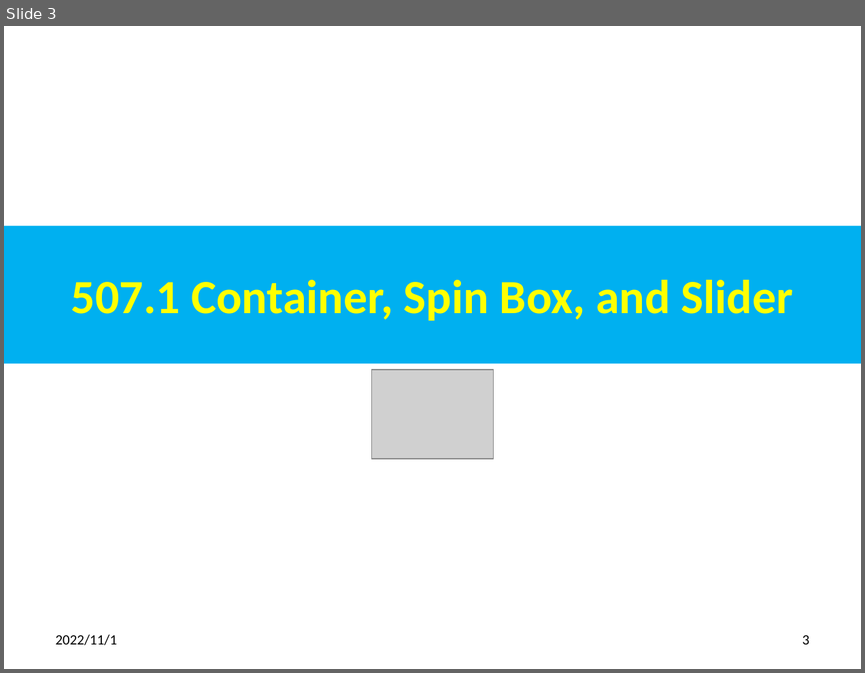
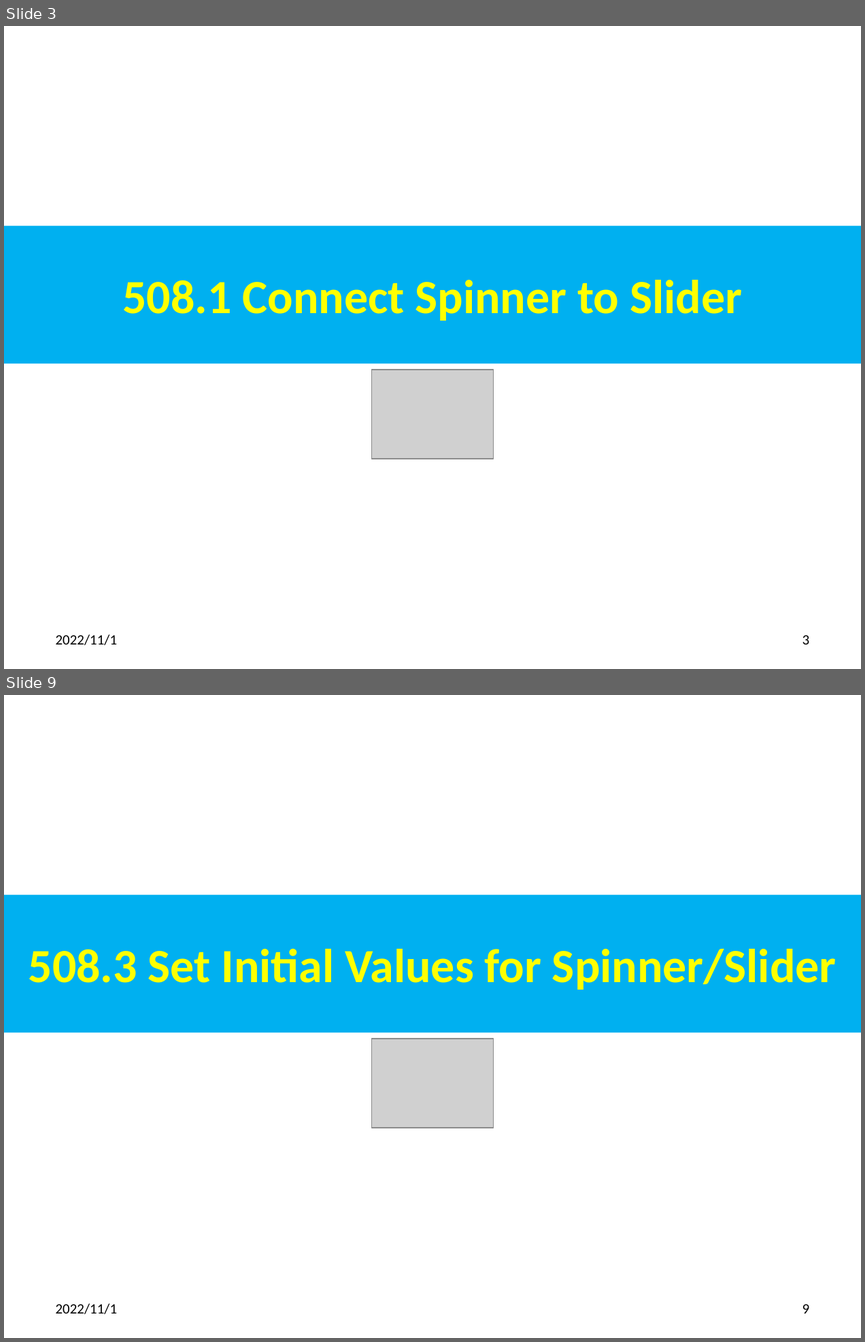
Before and after one commit to peterhchen/012_Qt, a slide deck: 508_Sync_Widgets_Layout.pptx. Shown one above the other, each under a label of ours: slide 3 before the commit, slides 3 and 9 after it; the slides between them are not shown. The pictures are 865x673 and 865x1342 pixels, drawn with LibreOffice and Linux fonts; fonts in the diff are those of the drawing; grey boxes stand for pictures. Boxes give left, top, right and bottom in pixels: in the first picture for what was removed or moved away, otherwise in the second. Text is boxed around its words. In the diff, an @@ line names an element or a change of style, - is before the commit and + after.

```diff
--- a/508_Sync_Widgets_Layout.pptx
+++ b/508_Sync_Widgets_Layout.pptx
@@ slide 9 added at [4, 695, 861, 1338], background #FFFFFF @@
@@ title added at [4, 895, 861, 1032], fill #00B0F0, 40 pt, text #FFFF00, bold @@
+508.3 Set Initial Values for Spinner/Slider
@@ picture added at [372, 1038, 493, 1127] @@
@@ text added at [56, 1303, 118, 1314], 12 pt, text #000000 @@
+2022/11/1
@@ page number added at [802, 1304, 810, 1313], 12 pt, text #000000 @@
+9
@@ slide 3 changed as well @@
@@ title at [122, 280, 742, 320]: text changed @@
-507.1 Container, Spin Box, and Slider
+508.1 Connect Spinner to Slider
```
Also in this commit, not shown: 5 other slides changed, 11 other slides added, 4 slides removed, 1 other file.
